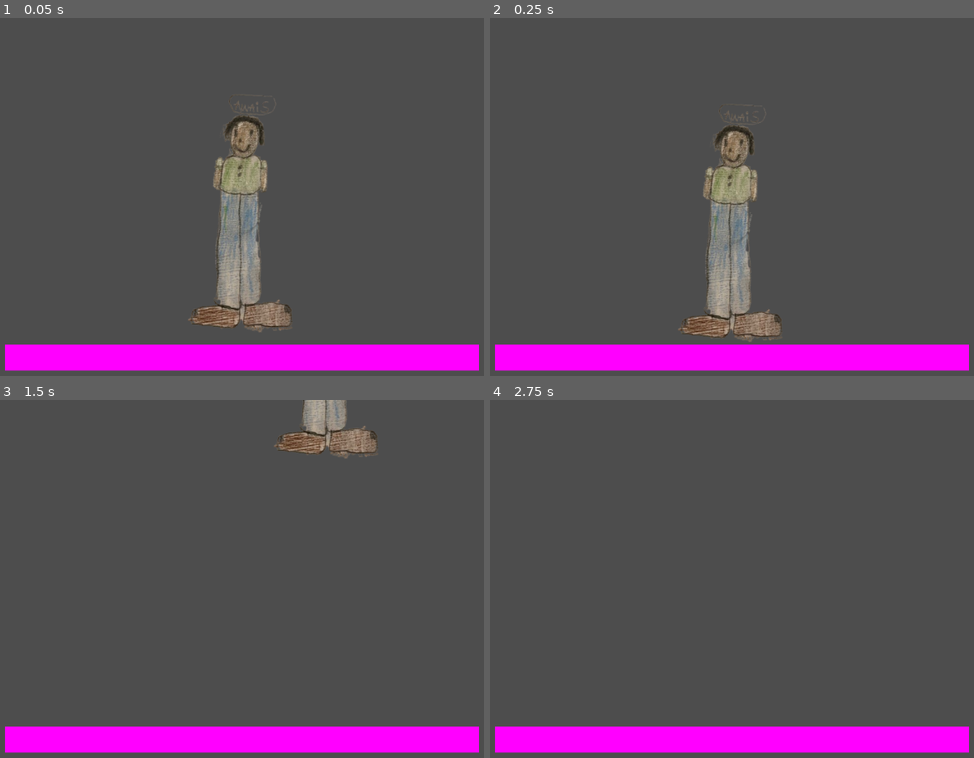
Above: before the commit, frames 1-4 (two rows, left to right).
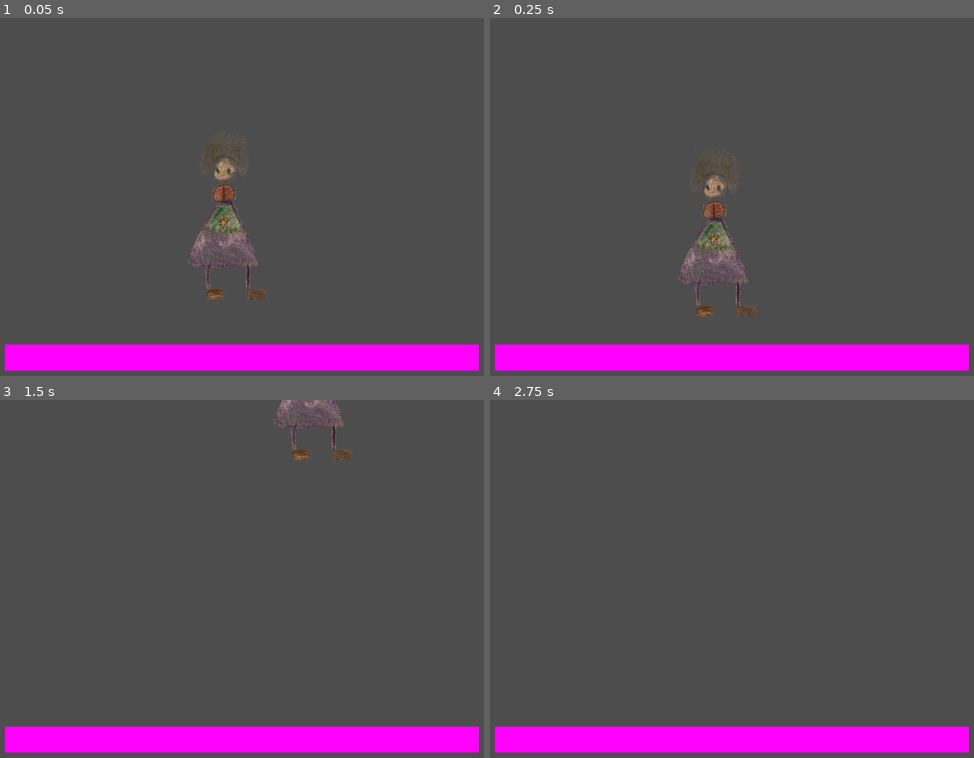
Above: after the commit, the same moments.

Repository: hasahmed/super-brother-world
Game: Godot game, scene res://main.tscn
Two runs of this game, one before a commit and one after it. Both use one fixed random seed, a clock stepped at 60 frames per second and the inputs below.
Inputs:
- Up to frame 1 (0.05 s): no input
- Up to frame 2 (0.25 s): no input
- Up to frame 3 (1.5 s): hold Right (right) 0.53-1.28 s; tap Space (jump) at 0.77 s; hold Left (left) from 1.28 s (still down)
- Up to frame 4 (2.75 s): tap Space (jump) at 1.52 s; tap Enter at 2 s; release Left (left) at 2.03 s; hold Right (right) from 2.03 s (still down)

The runs differ from the first frame. In frame 1, 5.6% of the frame differs, in the area x 38-61%, y 23-88%; in frame 2, 5.7%, in the area x 38-61%, y 24-91%; in frame 3, 2.1%; in frame 4, nothing differs.

Commit message:
Switch to maryann

Diff:
--- a/main.tscn
+++ b/main.tscn
@@ -1,7 +1,7 @@
 [gd_scene format=3 uid="uid://dupacme0eplfg"]
 
 [ext_resource type="Script" uid="uid://tu74dutfe806" path="res://player.gd" id="1_0xm2m"]
-[ext_resource type="Texture2D" uid="uid://ca3jx4rtdee5p" path="res://awais.png" id="2_0xm2m"]
+[ext_resource type="Texture2D" uid="uid://d0ptk8qd0a6ra" path="res://maryann.png" id="2_0xm2m"]
 
 [sub_resource type="PhysicsMaterial" id="PhysicsMaterial_0xm2m"]
 friction = 0.3
@@ -14,7 +14,7 @@
 [sub_resource type="PhysicsMaterial" id="PhysicsMaterial_h2yge"]
 
 [sub_resource type="RectangleShape2D" id="RectangleShape2D_0xm2m"]
-size = Vector2(321.5, 707)
+size = Vector2(202, 518)
 
 [node name="Node2D" type="Node2D" unique_id=1379440295]
 
@@ -40,11 +40,11 @@
 script = ExtResource("1_0xm2m")
 
 [node name="Sprite2D" type="Sprite2D" parent="Player" unique_id=1271954369]
-position = Vector2(-1, 1)
-scale = Vector2(0.5, 0.5)
+position = Vector2(-2, 1)
+scale = Vector2(0.3, 0.3)
 texture = ExtResource("2_0xm2m")
 
 [node name="CollisionShape2D" type="CollisionShape2D" parent="Player" unique_id=1455754112]
-position = Vector2(15, 15)
+position = Vector2(7.5, 6.5)
 scale = Vector2(0.5, 0.5)
 shape = SubResource("RectangleShape2D_0xm2m")
Binary file added: maryann.png
Not shown, added: maryann.png.import
